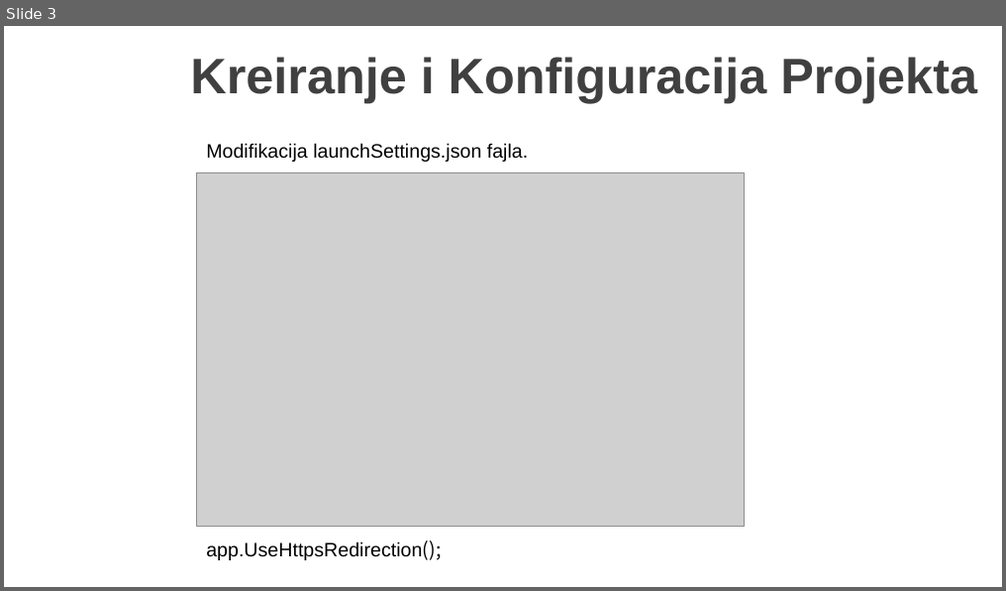
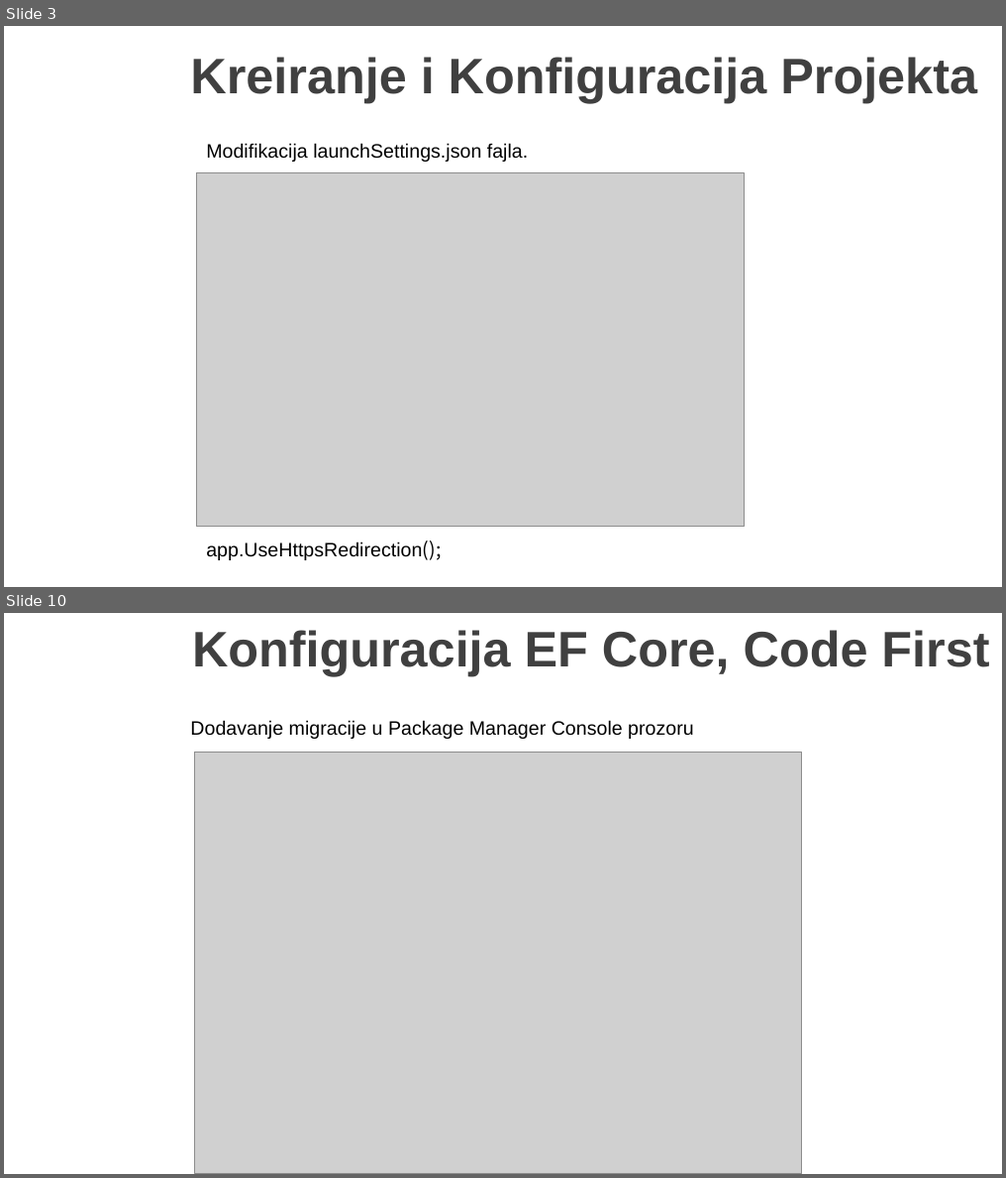
Before and after one commit to MarinkoSpasojevic/predavanje-netcore-angular, a slide deck: .NET Core i Angular Web Dev.pptx. Shown one above the other, each under a label of ours: slide 3 before the commit, slides 3 and 10 after it; the slides between them are not shown. The pictures are 1006x591 and 1006x1178 pixels, drawn with LibreOffice and Linux fonts; fonts in the diff are those of the drawing; grey boxes stand for pictures; background and template pictures are left out. Boxes give left, top, right and bottom in pixels: in the first picture for what was removed or moved away, otherwise in the second. Text is boxed around its words. In the diff, an @@ line names an element or a change of style, - is before the commit and + after.

```diff
--- a/.NET Core i Angular Web Dev.pptx
+++ b/.NET Core i Angular Web Dev.pptx
@@ slide 10 added at <box>4,613,1002,1174</box>, background picture (left out) @@
@@ title added at <box>192,630,989,676</box>, 36 pt, text #404040, bold @@
+Konfiguracija EF Core, Code First
@@ text added at <box>190,720,694,739</box>, 14 pt, text #000000 @@
+Dodavanje migracije u Package Manager Console prozoru
@@ picture added at <box>195,753,801,1174</box> @@
```
Also in this commit, not shown: 10 other slides added, 22 other files.
